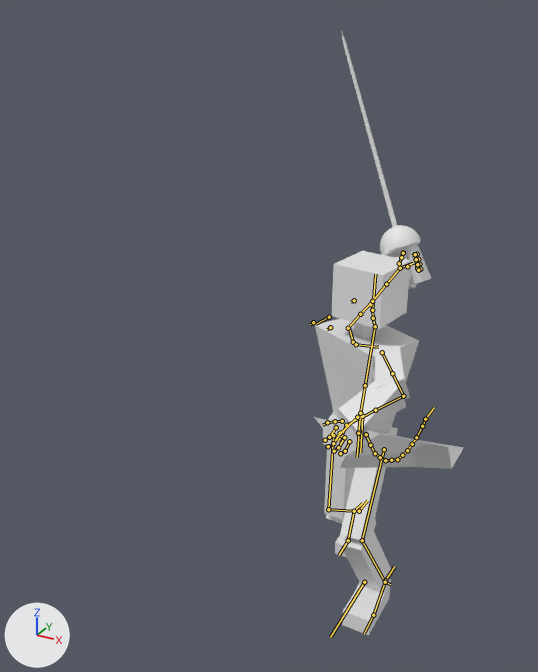
A saved change to the Blender file Blender/PlayerRig01.blend.
The view is the same before and after, from a 50 mm camera at (0.98, -2.75, 2.58) aimed at (-0.48, -0.1, 1.26). Every picture has the same lights, and +X, +Y and +Z are marked at lower left. Both versions are drawn at frame 87 of the action 'Combat_FerventAnger'; the numbers are the values there. The bones that bend it are drawn over the model as lines.

In view in the first picture: 'Rapier01_Cube', 'TheChosenOne'.
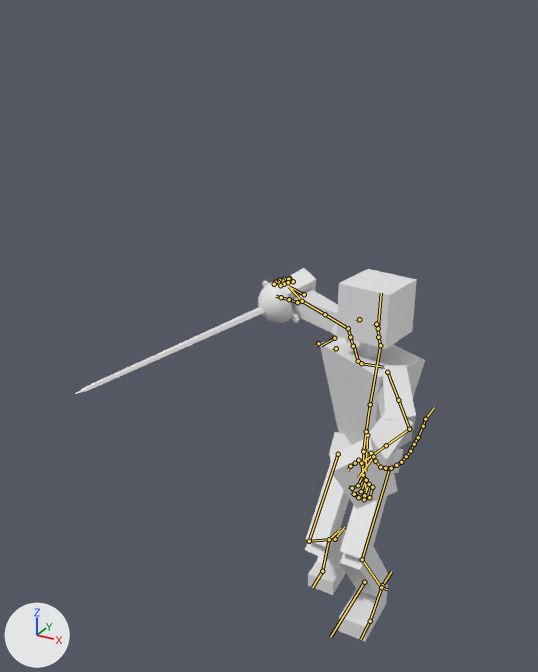
What differs and where, as boxes (x1, y1, x2, y2) in the pictures (538 x 672 px):
'TheChosenOne', posed: before (314, 242, 463, 635); after (278, 268, 425, 641)
'Rapier01_Cube', posed: before (341, 31, 421, 289); after (75, 281, 299, 394)
bone 'Hip_root', root to tip: before (362, 416) to (360, 452); after (367, 435) to (365, 471)
bone 'Humerus.R', root to tip: before (348, 328) to (360, 314); after (353, 346) to (350, 337)
bone 'Ulna.R', root to tip: before (372, 301) to (386, 284); after (348, 328) to (325, 314)
bone 'Humerus.L', root to tip: before (382, 352) to (392, 373); after (387, 372) to (398, 400)
bone 'Humerus.L.001', root to tip: before (392, 373) to (403, 396); after (398, 400) to (409, 429)
bone 'Ulna.L', root to tip: before (403, 396) to (375, 410); after (409, 429) to (386, 445)
bone 'Foot_Control.R', root to tip: before (359, 511) to (367, 500); after (335, 539) to (344, 527)
bone 'Foot_Control.L', root to tip: before (385, 580) to (394, 566); after (382, 585) to (391, 571)

The change in detail:
Bone 'Hip_root' (bone_hip_root) moves from (-0.058, 0.119, -0.035) to (-0.012, 0.178, -0.08).
Bone 'Humerus.R' (bone_humerus_r) turns from (-58, 159, 52) to (-101, 112, -34) degrees about its own x, y and z.
Bone 'Ulna.R' (bone_ulna_r) turns from (0, 0, 0) to (-56, 0, 0) degrees about its own x, y and z.
Bone 'Humerus.L' (bone_humerus_l) turns from (-16, -35, -58) to (-13, -33, -45) degrees about its own x, y and z.
Bone 'Humerus.L.001' (bone_humerus_l_001) turns from (0, 56, 0) to (0, 44, 0) degrees about its own x, y and z.
Bone 'Ulna.L' (bone_ulna_l) turns from (-55, 0, 0) to (-47, 0, 0) degrees about its own x, y and z.
Bone 'Foot_Control.R' (bone_foot_control_r) moves from (0.072, 0.384, -0.029) to (0.072, 0.063, -0.043).
Bone 'Foot_Control.L' (bone_foot_control_l) moves from (0.0, -0.049, -0.004) to (0.0, -0.09, -0.006).
